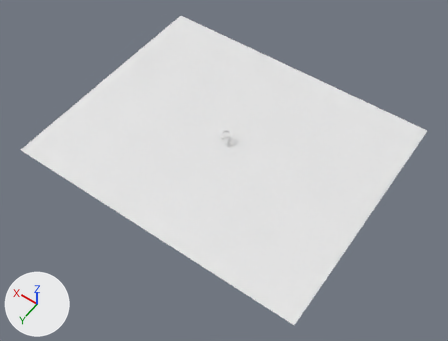
One commit to the Blender file assets/level_base.blend: the scene before it, then after it.
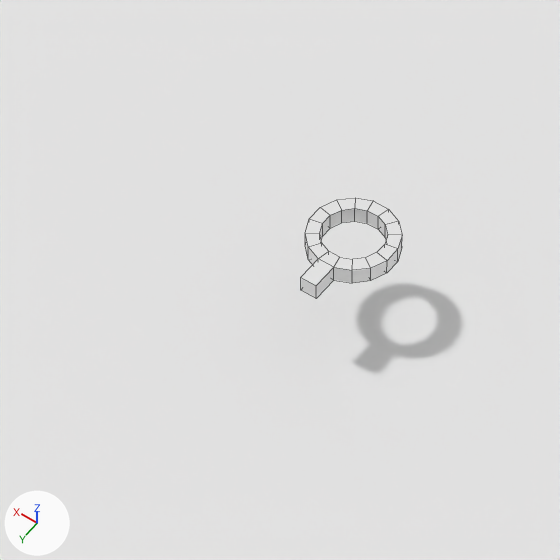
Each version appears first whole from a 50 mm lens placed at (-11.85, 16.81, 23.81), pointed at (-0.67, 1.16, -0.77), and next in a close-up on the part from 42% to 55% of the width and 32% to 49% of the height. Arrows for +X, +Y and +Z are at lower left; the lights stay in place. The close-ups show mesh edges as thin lines.

Script lines for the objects in view, before the commit:
```python
me_cylinder_001 = bpy.data.meshes.new('Cylinder.001')
me_cylinder_001.from_pydata(...)  # 68 vertices, 68 faces; spans x -0.245..0.245, y -0.245..0.4, z 0.45..0.55
me_cylinder_001.materials.append(mat_player)  # its picture is missing
me_plane = bpy.data.meshes.new('Plane')
me_plane.from_pydata([(-8.0, -6.5, 0.0), (8.0, -6.5, 0.0), (-8.0, 6.5, 0.0), (8.0, 6.5, 0.0)], [], [(0, 1, 3, 2)])
ob_floor = bpy.data.objects.new('Floor', me_plane)
ob_floor.location = (0.0, 0.0, 0.0)
ob_player = bpy.data.objects.new('Player', me_cylinder_001)
ob_player.location = (0.0, 0.0, 0.0)
```
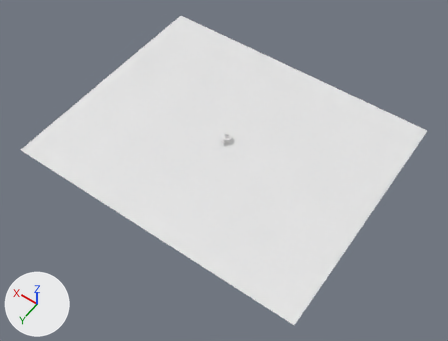
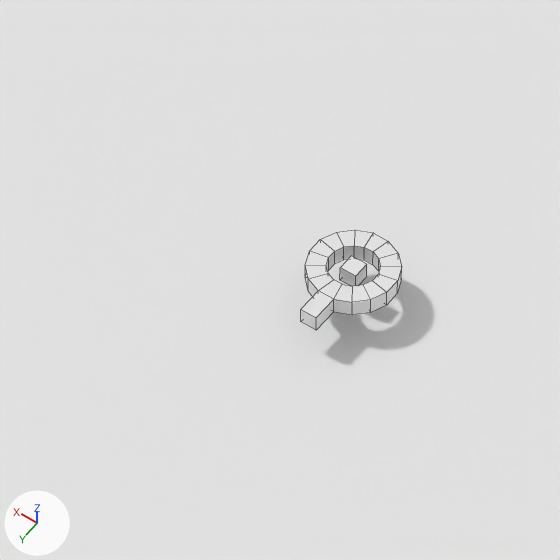
Pixel boxes (x1, y1, x2, y2) of what changed, in the close-ups (560 x 560 px):
'Player', reshaped
    before: (301, 198, 402, 298)
    after: (301, 230, 402, 330)
'Projectile', added
    after: (340, 256, 367, 286)

The change in detail:
Material 'Projectile' (mat_projectile) is new.
Its base color is (0.8, 0.8, 0.8) (white #e7e7e7).
me_cylinder_001 is used by ob_player; location (0.0, 0.0, 0.0).
me_cylinder_001 had 68 vertices, 68 faces and spanned x -0.245..0.245, y -0.245..0.4, z 0.45..0.55.
me_cylinder_001 now has 68 vertices, 68 faces and spans x -0.245..0.245, y -0.245..0.4, z 0.2..0.3.
me_cylinder_001 part 1: 68 of 68 vertices moved; they spanned x -0.245..0.245, y -0.245..0.4, z 0.45..0.55 and now span x -0.245..0.245, y -0.245..0.4, z 0.2..0.3; mean shift (0.0, 0.0, -0.25); largest move (0.097, 0.146, 0.45) -> (0.078, 0.116, 0.2).
Mesh me_cube is new.
It is a box spanning x -0.05..0.05, y -0.05..0.05, z 0.2..0.3.
It uses material mat_projectile (its picture is missing).
Object 'Projectile' (ob_projectile) is new; it shows me_cube.
Its location is (0.0, 0.0, 0.0).
